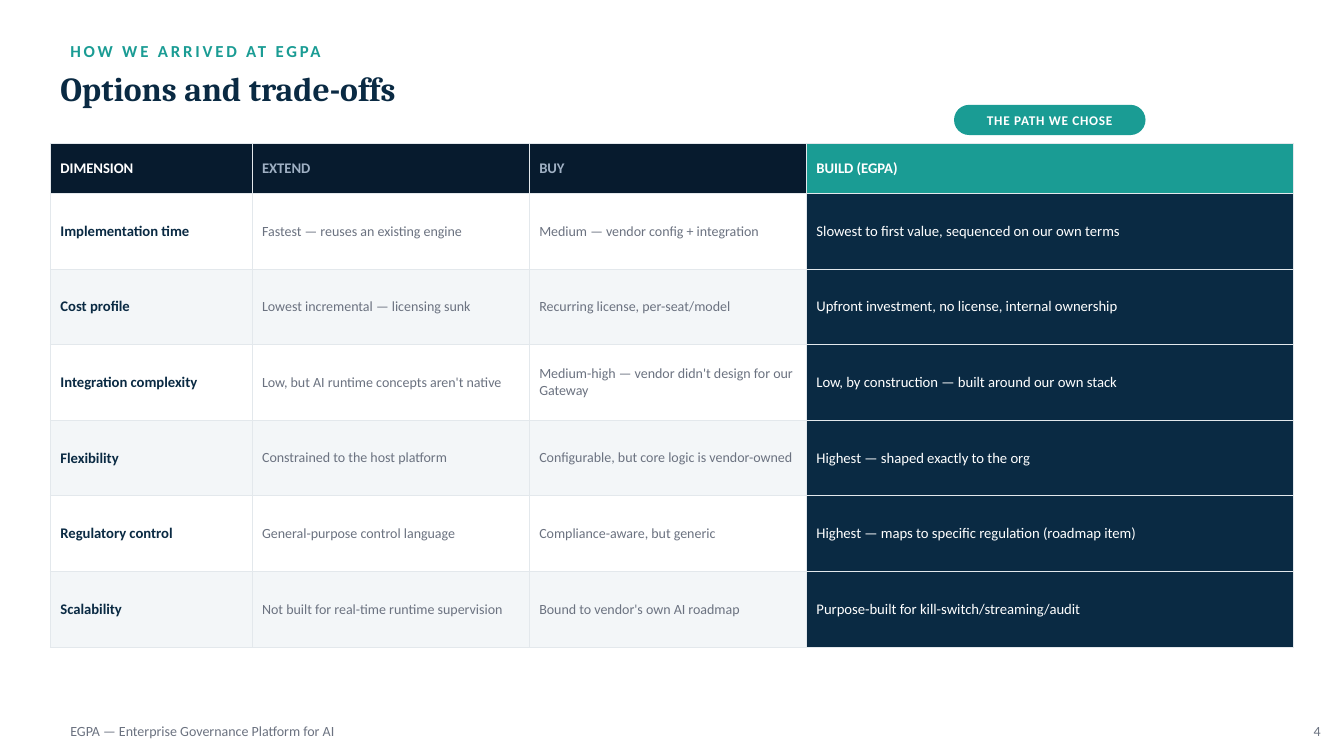
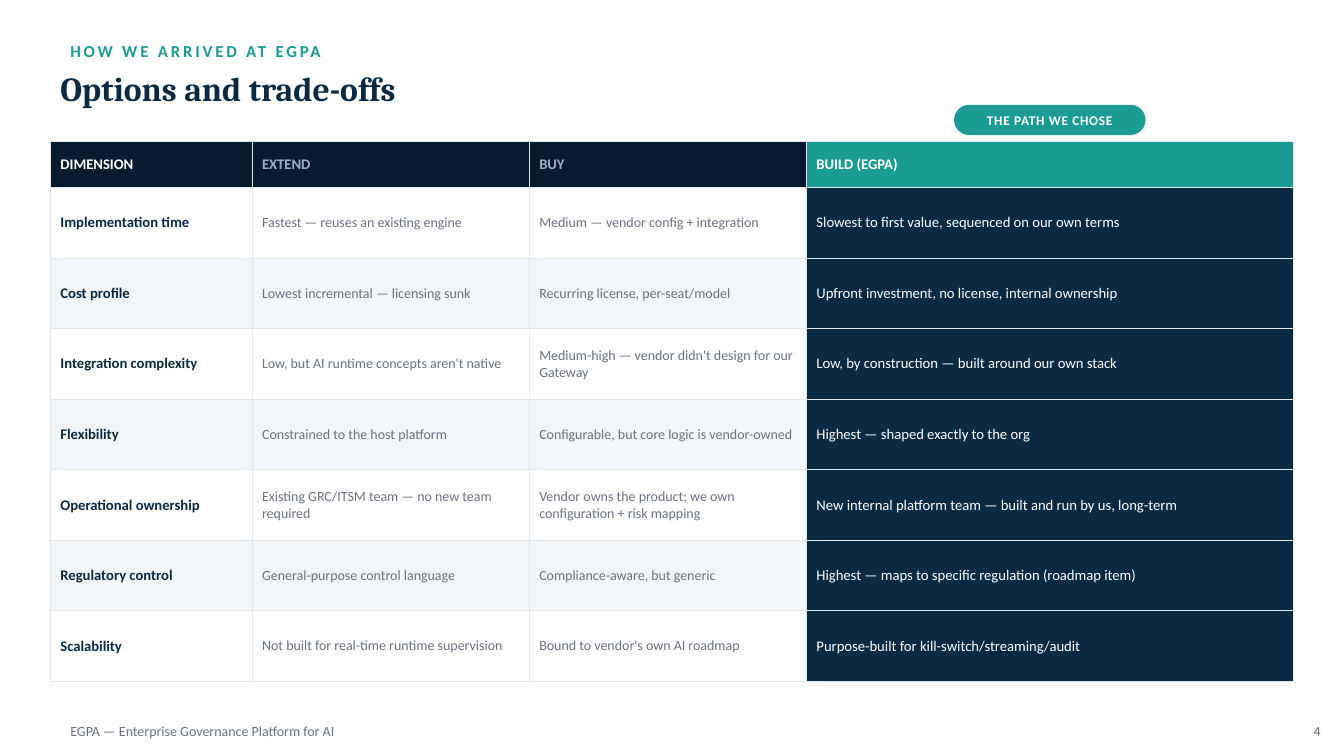
Before and after one commit to HariprasadMitta/EGPA, a slide deck: slide 5 of docs/EGPA-Overview.pptx. Drawn at 1344x756 pixels with LibreOffice and Linux fonts; fonts in the diff are those of the drawing. Boxes give left, top, right and bottom in pixels: in the first picture for what was removed or moved away, otherwise in the second. Text is boxed around its words. In the diff, an @@ line names an element or a change of style, - is before the commit and + after.

```diff
--- a/docs/EGPA-Overview.pptx
+++ b/docs/EGPA-Overview.pptx
@@ table at (x1=50, y1=141, x2=1294, y2=658) @@
+row 6: Operational ownership | Existing GRC/ITSM team — no new team required | Vendor owns the product; we own configuration + risk mapping | New internal platform team — built and run by us, long-term
```
